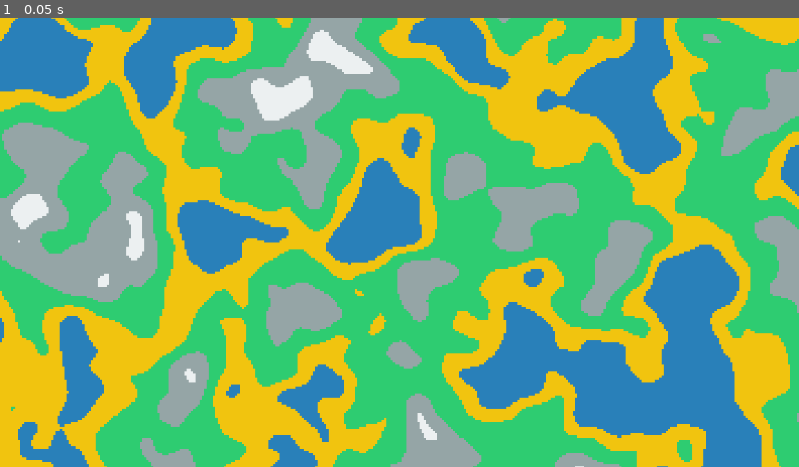
Above: before the commit, frame 1.
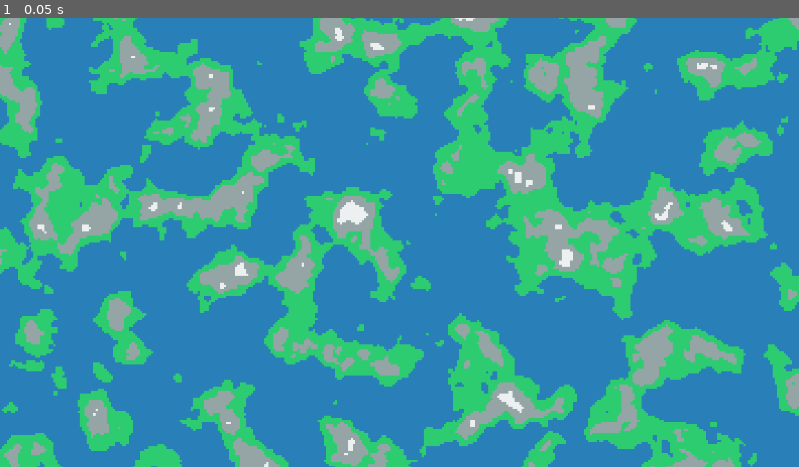
Above: after the commit, the same moment.

Repository: rkinder/procedural-tile-map-godot
Game: Godot game, scene res://scenes/terrain_demo.tscn
Same seed, same stepped clock (60 frames per second), same inputs: the game is played once before the commit and once after it. The project has no main scene, so this scene is started directly.
Inputs:
- Up to frame 1 (0.05 s): no input

The runs differ from the first frame. In frame 1, 77% of the frame differs, in the area x 0-100%, y 0-100%.

Commit message:
test:  Import information generated by godot during testing; scene paramter modification to test noise layer control parameters.  All passed.

Diff:
--- a/assets/tiles/terrain_tileset.tres
+++ b/assets/tiles/terrain_tileset.tres
@@ -1,38 +1,32 @@
-[gd_resource type="TileSet" load_steps=7 format=3 uid="uid://cqh8yxm0vjwpy"]
+[gd_resource type="TileSet" load_steps=11 format=3 uid="uid://cqh8yxm0vjwpy"]
 
-[ext_resource type="Texture2D" uid="uid://water_tile" path="res://assets/tiles/water.svg" id="1"]
-[ext_resource type="Texture2D" uid="uid://sand_tile" path="res://assets/tiles/sand.svg" id="2"]
-[ext_resource type="Texture2D" uid="uid://grass_tile" path="res://assets/tiles/grass.svg" id="3"]
-[ext_resource type="Texture2D" uid="uid://stone_tile" path="res://assets/tiles/stone.svg" id="4"]
-[ext_resource type="Texture2D" uid="uid://snow_tile" path="res://assets/tiles/snow.svg" id="5"]
+[ext_resource type="Texture2D" uid="uid://cyij2uh2j8euc" path="res://assets/tiles/water.svg" id="1"]
+[ext_resource type="Texture2D" uid="uid://b3tkw8bn80pkk" path="res://assets/tiles/sand.svg" id="2"]
+[ext_resource type="Texture2D" uid="uid://bsq7lnv8nwh8l" path="res://assets/tiles/grass.svg" id="3"]
+[ext_resource type="Texture2D" uid="uid://b4m60totr2ys" path="res://assets/tiles/stone.svg" id="4"]
+[ext_resource type="Texture2D" uid="uid://blcbmin1tgu8" path="res://assets/tiles/snow.svg" id="5"]
 
 [sub_resource type="TileSetAtlasSource" id="TileSetAtlasSource_water"]
 texture = ExtResource("1")
-texture_region_size = Vector2i(16, 16)
 0:0/0 = 0
 
 [sub_resource type="TileSetAtlasSource" id="TileSetAtlasSource_sand"]
 texture = ExtResource("2")
-texture_region_size = Vector2i(16, 16)
 0:0/0 = 0
 
 [sub_resource type="TileSetAtlasSource" id="TileSetAtlasSource_grass"]
 texture = ExtResource("3")
-texture_region_size = Vector2i(16, 16)
 0:0/0 = 0
 
 [sub_resource type="TileSetAtlasSource" id="TileSetAtlasSource_stone"]
 texture = ExtResource("4")
-texture_region_size = Vector2i(16, 16)
 0:0/0 = 0
 
 [sub_resource type="TileSetAtlasSource" id="TileSetAtlasSource_snow"]
 texture = ExtResource("5")
-texture_region_size = Vector2i(16, 16)
 0:0/0 = 0
 
 [resource]
-tile_size = Vector2i(16, 16)
 sources/0 = SubResource("TileSetAtlasSource_water")
 sources/1 = SubResource("TileSetAtlasSource_sand")
 sources/2 = SubResource("TileSetAtlasSource_grass")
--- a/scenes/terrain_demo.tscn
+++ b/scenes/terrain_demo.tscn
@@ -9,22 +9,12 @@
 tile_set = ExtResource("1")
 format = 2
 layer_0/name = "Terrain"
-layer_0/tile_data = PackedInt32Array()
 
 [node name="MapGenerator" type="Node" parent="."]
 script = ExtResource("2")
-map_width = 512
-map_height = 512
-random_seed = 0
-auto_generate = true
-noise_type_name = "Simplex"
-noise_frequency = 0.01
-noise_octaves = 3
-noise_fractal_gain = 0.5
-water_threshold = -0.3
-sand_threshold = 0.0
-grass_threshold = 0.4
-stone_threshold = 0.7
+noise_frequency = 0.02
+noise_octaves = 4
+water_threshold = 0.10000000000000009
 debug_timing = true
 show_statistics = true
 tile_map_path = NodePath("../TileMap")
Not shown, added: assets/tiles/grass.svg.import
Not shown, added: assets/tiles/sand.svg.import
Not shown, added: assets/tiles/snow.svg.import
Not shown, added: assets/tiles/stone.svg.import
Not shown, added: assets/tiles/tiles.png.import
Not shown, added: assets/tiles/tiles_temp.png.import
Not shown, added: assets/tiles/water.svg.import
Not shown: 1 places in scenes/terrain_demo.tscn that only renumber resources
Not shown, added: scripts/map_generator.gd.uid
Not shown, added: scripts/noise_generator.gd.uid
Not shown, added: scripts/tile_mapper.gd.uid
